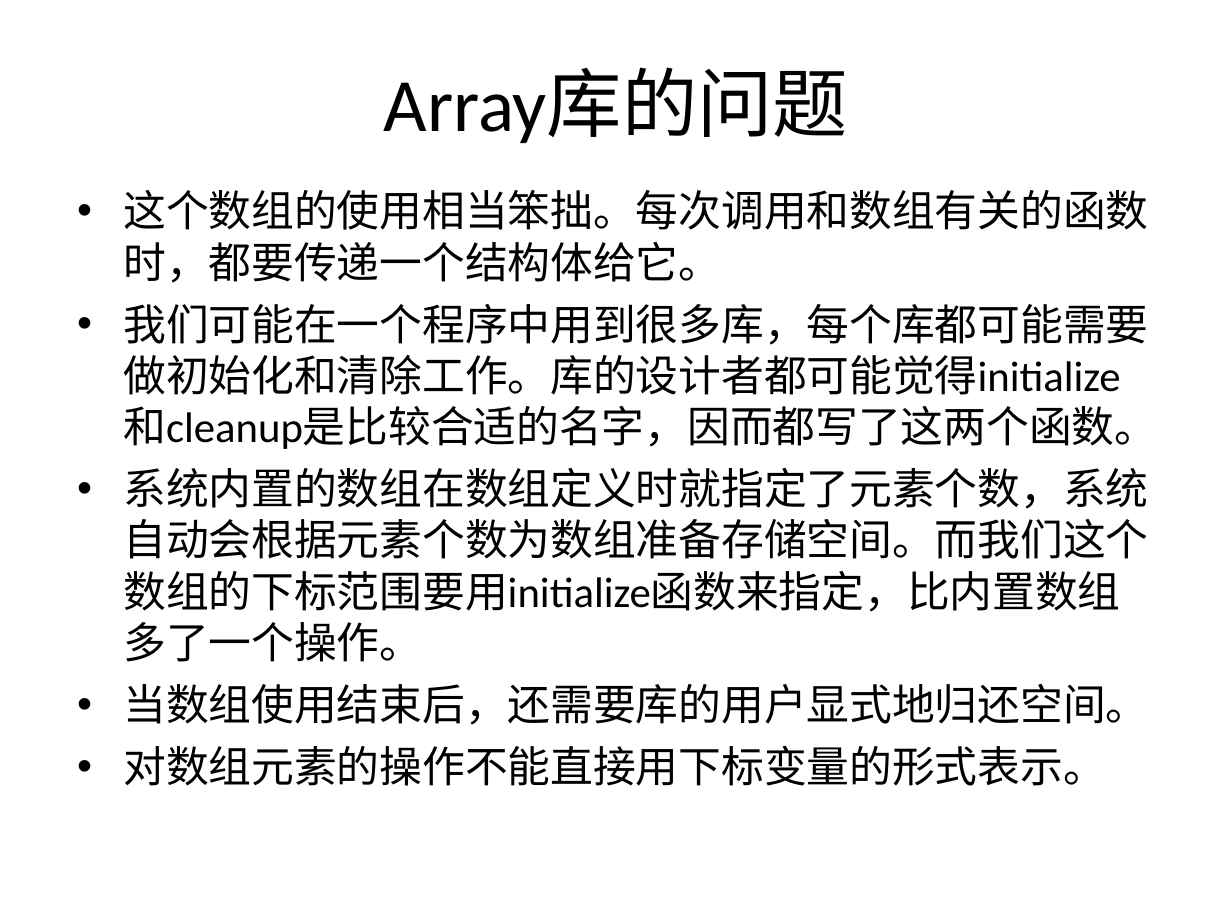
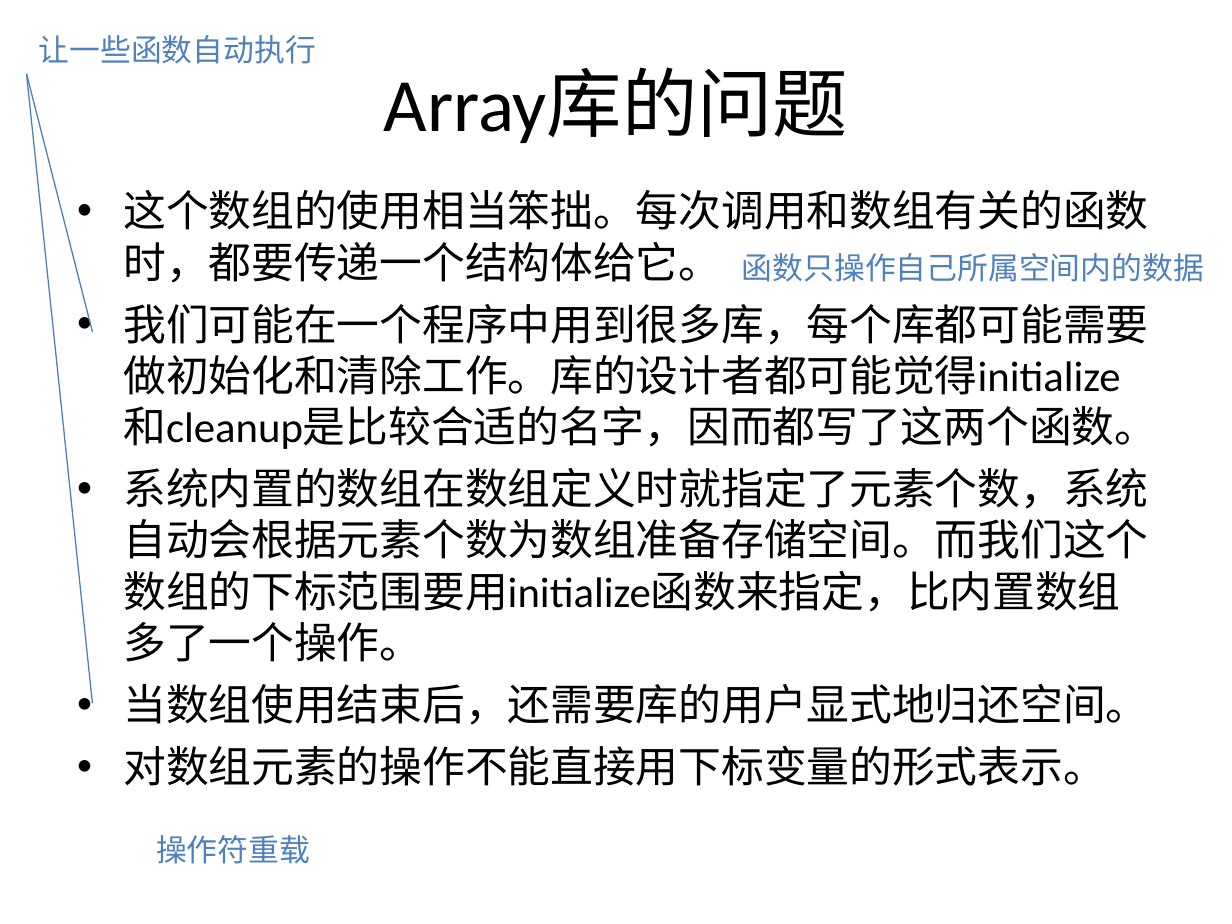
Before and after one commit to wwuhn/wwuhn.github.io, a slide deck: slide 19 of bookspcClassic/C++程序设计翁惠玉/10创建功能更强的类型.ppt. Drawn at 1232x924 pixels with LibreOffice and Linux fonts; fonts in the diff are those of the drawing. Boxes give left, top, right and bottom in pixels: in the first picture for what was removed or moved away, otherwise in the second. Text is boxed around its words. In the diff, an @@ line names an element or a change of style, - is before the commit and + after.

```diff
--- a/bookspcClassic/C++程序设计翁惠玉/10创建功能更强的类型.ppt
+++ b/bookspcClassic/C++程序设计翁惠玉/10创建功能更强的类型.ppt
@@ text added at bbox=[39, 35, 316, 64], 18 pt, text #4F81BD @@
+让一些函数自动执行
@@ line added from (27, 74) to (92, 331), #4A7EBB 0.74 pt @@
@@ line added from (27, 74) to (92, 703), #4A7EBB 0.74 pt @@
@@ text added at bbox=[742, 253, 1204, 282], 18 pt, text #4F81BD @@
+函数只操作自己所属空间内的数据
@@ text added at bbox=[156, 835, 310, 864], 18 pt, text #4F81BD @@
+操作符重载
```
Also in this commit, not shown: 47 other slides changed, 10 other files.
